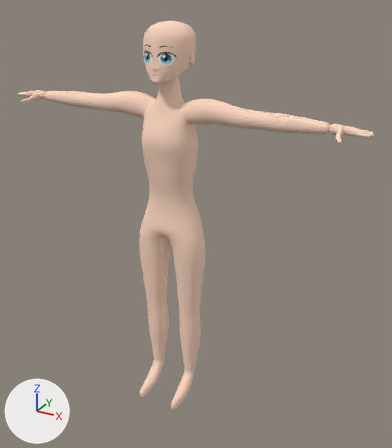
The glTF model game/assets/models/body_m.glb, before and after one commit.
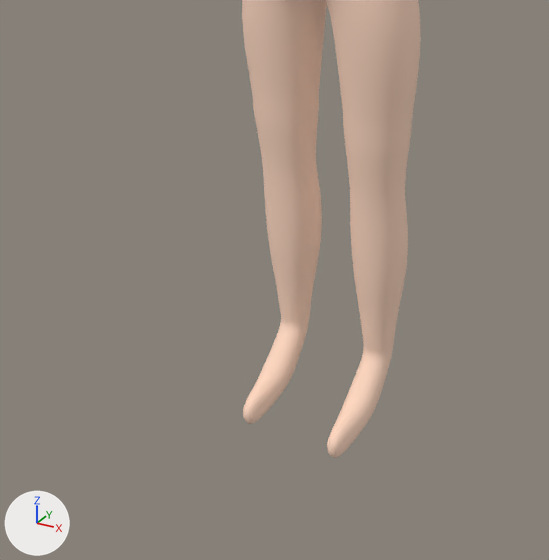
There are two pictures of each version: one whole from a 50 mm lens placed at (1.196, -1.942, 1.911), pointed at (0.094, 0.062, 0.909), one close up on the part from 13% to 65% of the width and 54% to 100% of the height. The axes (+X, +Y, +Z) are drawn at lower left. The lights are the same throughout. The first two pictures are the older version. Vertices at exactly the same position are counted once.

Names of what the first close-up shows: 'Body'.
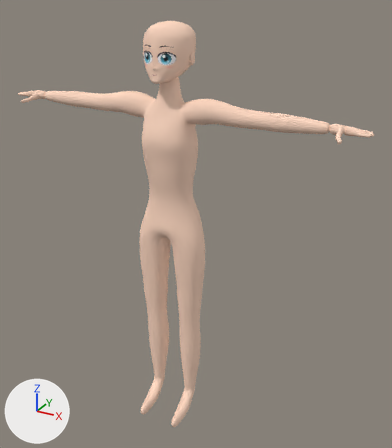
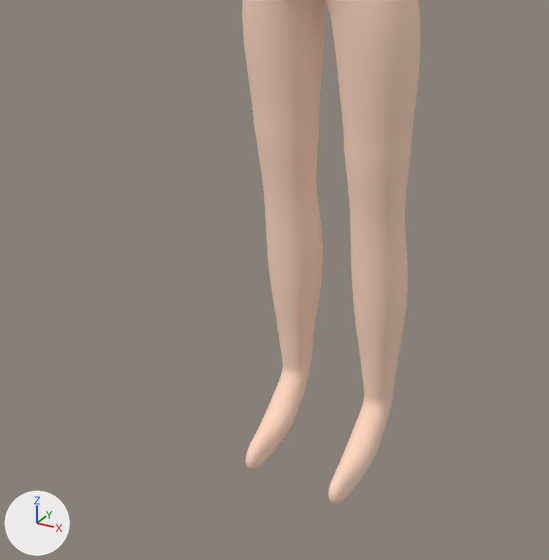
The newer file is also turned or shifted as a whole; pictures and numbers use the older file's frame.

Edits to the bpy script that builds the scene:
```text
Change me_body:
    used by ob_body; location = (0.0, 0.0, 0.0)
    remove me_body.from_pydata(...)  # 7112 vertices, 14200 faces; spans x -0.84..0.84, y -0.18..0.12, z 0.0..1.78
    add me_body.from_pydata(...)  # 7112 vertices, 14200 faces; spans x -0.84..0.84, y -0.18..0.12, z -0.12..1.78
    me_body part 1: 2066 of 7112 vertices moved; they spanned x -0.17..0.17, y -0.18..0.07, z 0.0..0.78 and now span x -0.17..0.17, y -0.18..0.07, z -0.12..0.78; mean shift (0.0, 0.0, -0.08); largest move (-0.09, -0.11, 0.0) -> (-0.09, -0.11, -0.11)
```

Pixel boxes [x1, y1, x2, y2] of what changed, in the close-ups (549 x 560 px; the box of a moved part takes in the faces that stretch with it):
'Body', reshaped
    before: [242, 0, 421, 458]
    after: [242, 0, 420, 505]
part 1 of me_body, moved or reshaped
    before: [243, 40, 418, 458]
    after: [244, 40, 419, 505]
